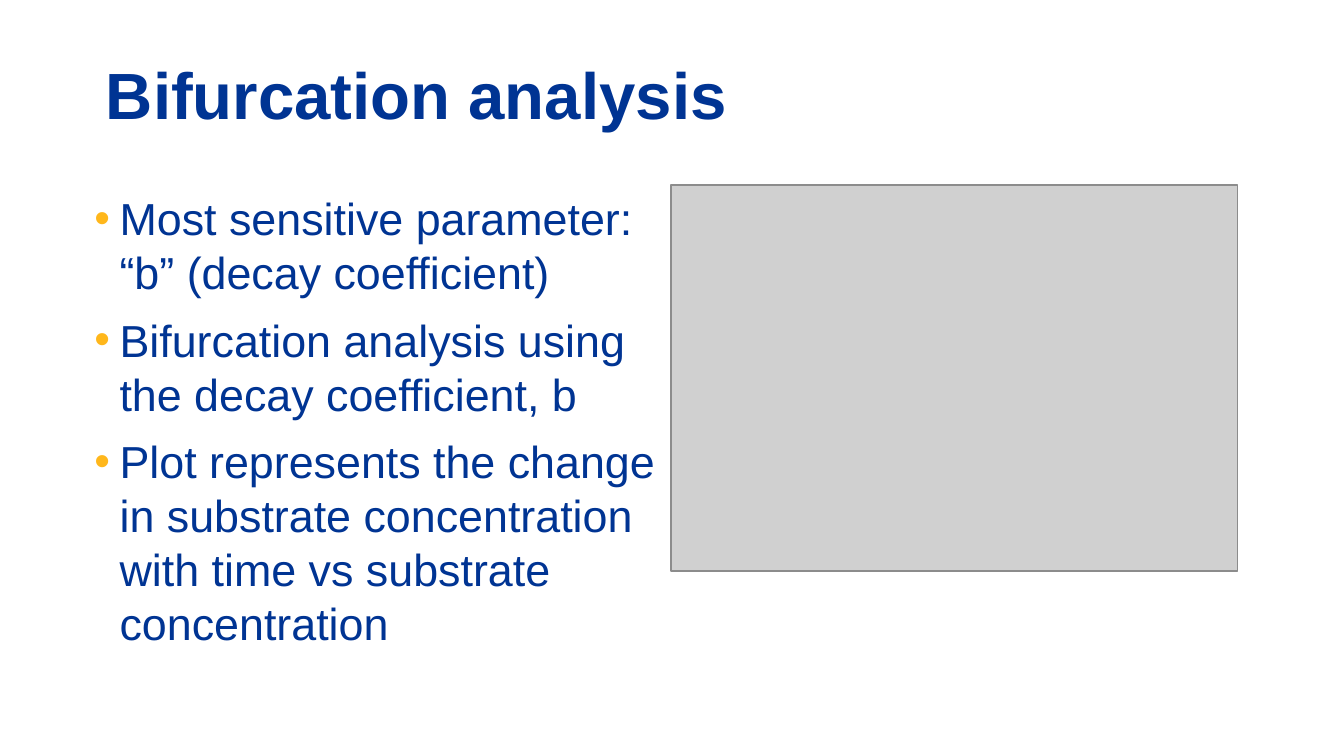
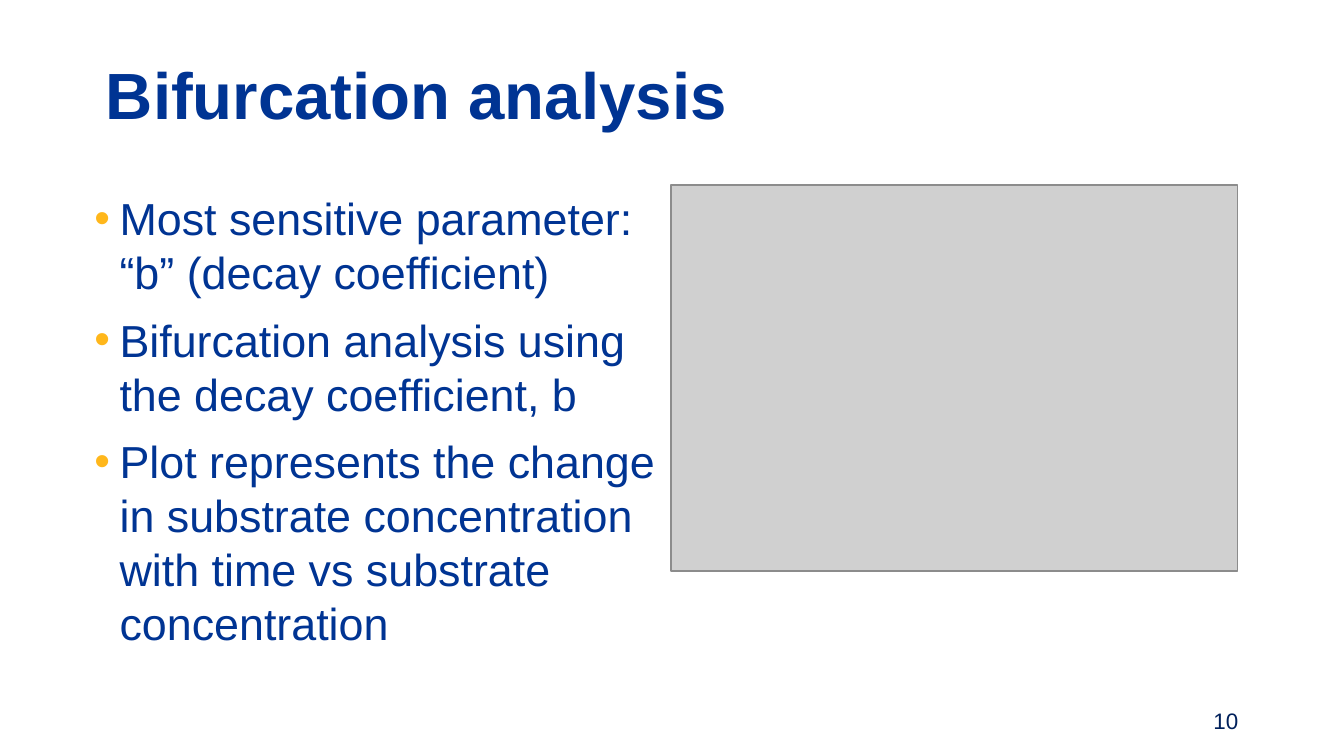
Before and after one commit to LAA147/Project2, a slide deck: slide 10 of Presentation_Lakshmi.pptx. Drawn at 1344x756 pixels with LibreOffice and Linux fonts; fonts in the diff are those of the drawing; grey boxes stand for pictures; background and template pictures are left out. Boxes give left, top, right and bottom in pixels: in the first picture for what was removed or moved away, otherwise in the second. Text is boxed around its words. In the diff, an @@ line names an element or a change of style, - is before the commit and + after.

```diff
--- a/Presentation_Lakshmi.pptx
+++ b/Presentation_Lakshmi.pptx
@@ page number added at (x1=1213, y1=713, x2=1238, y2=730), 12 pt, text #00205B @@
+10
```
Also in this commit, not shown: 10 other slides changed.
